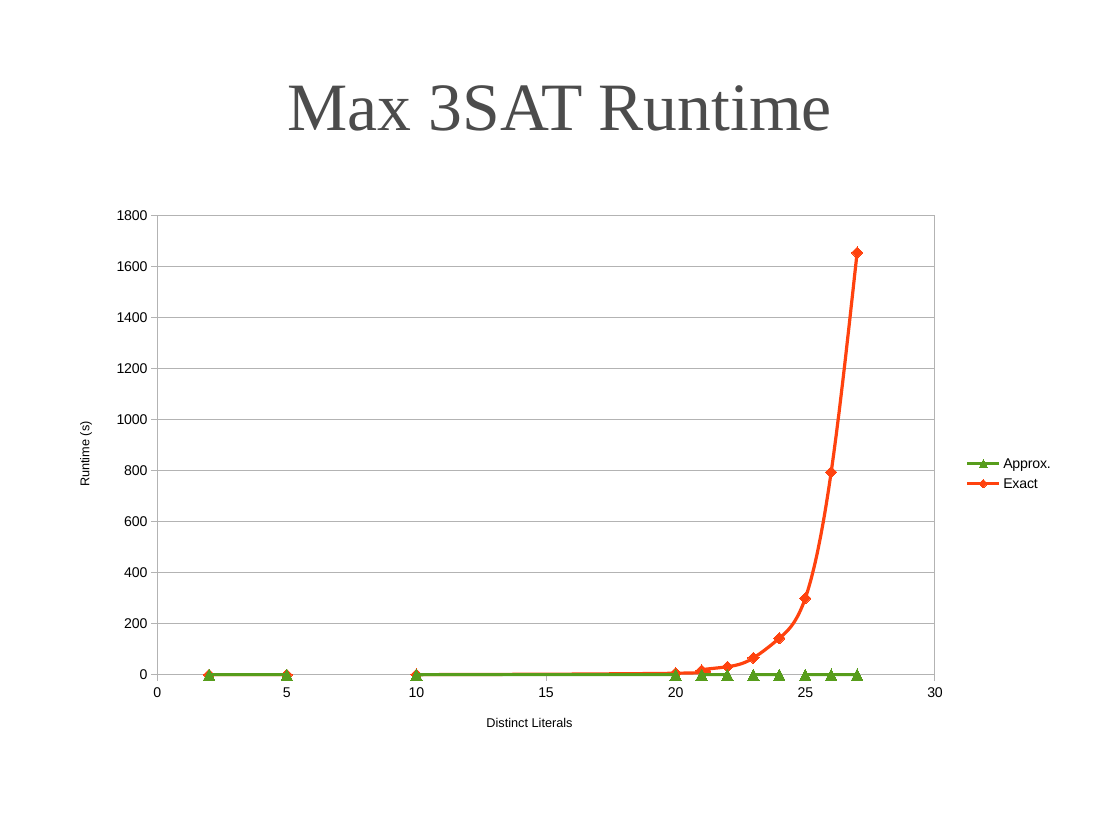
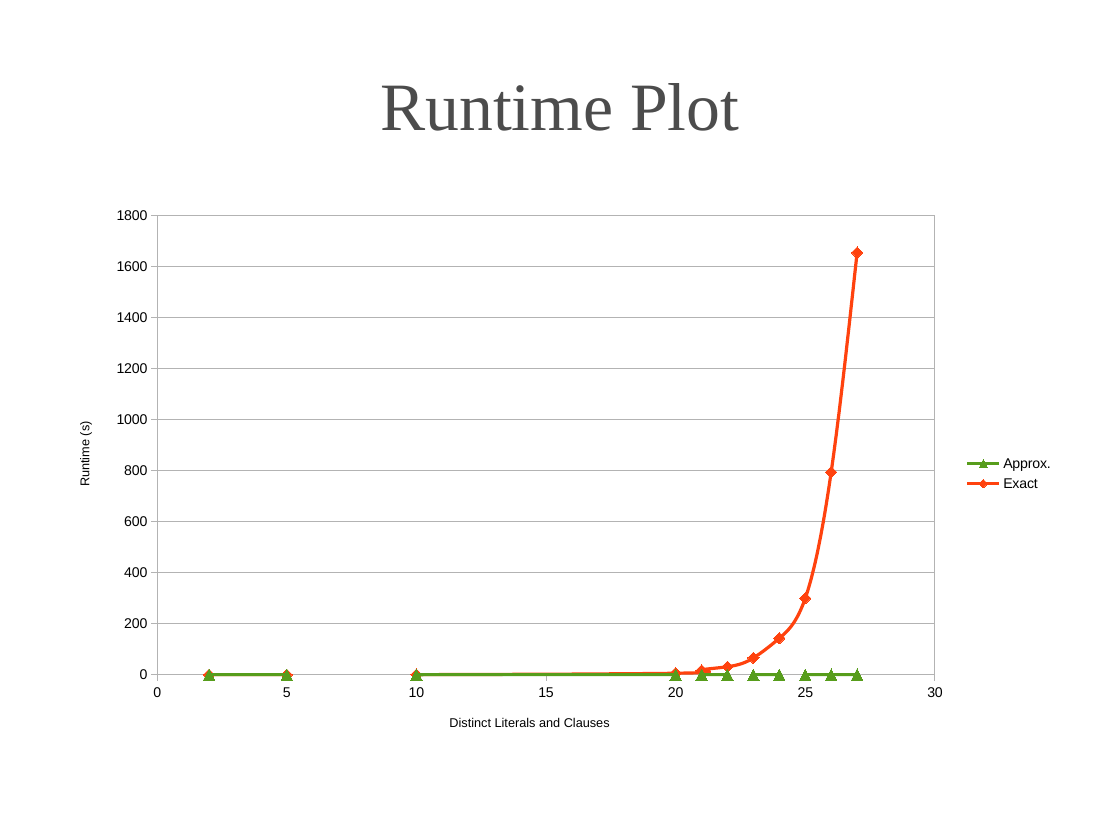
Before and after one commit to neuma2ag/np, a slide deck: slide 13 of np.odp. Drawn at 1120x840 pixels with LibreOffice and Linux fonts; fonts in the diff are those of the drawing; background and template pictures are left out. Boxes give left, top, right and bottom in pixels: in the first picture for what was removed or moved away, otherwise in the second. Text is boxed around its words. In the diff, an @@ line names an element or a change of style, - is before the commit and + after.

Commit message:
Update presentation

```diff
--- a/np.odp
+++ b/np.odp
@@ title at (380, 83, 739, 131): text changed @@
-Max 3SAT Runtime
+Runtime Plot
@@ scatter smooth chart at (56, 196, 1064, 751) @@
@@ category axis title "Distinct Literals" to "Distinct Literals and Clauses" @@
```
Also in this commit, not shown: 1 slide added, 2 other files.
